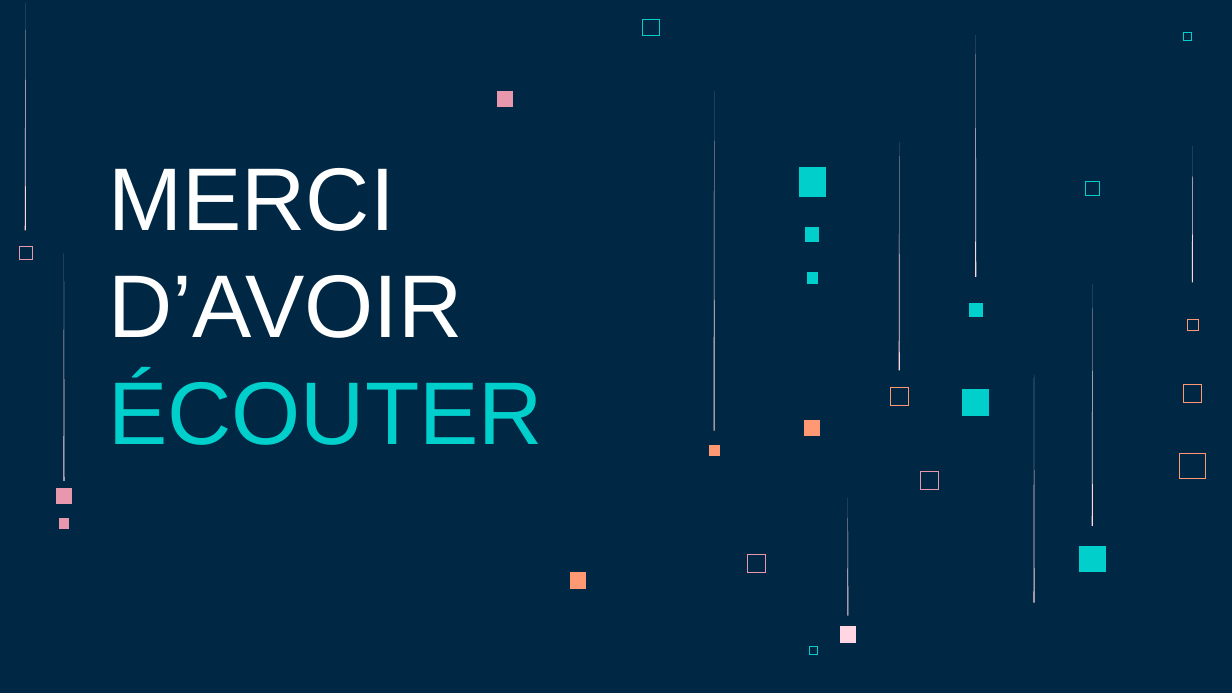
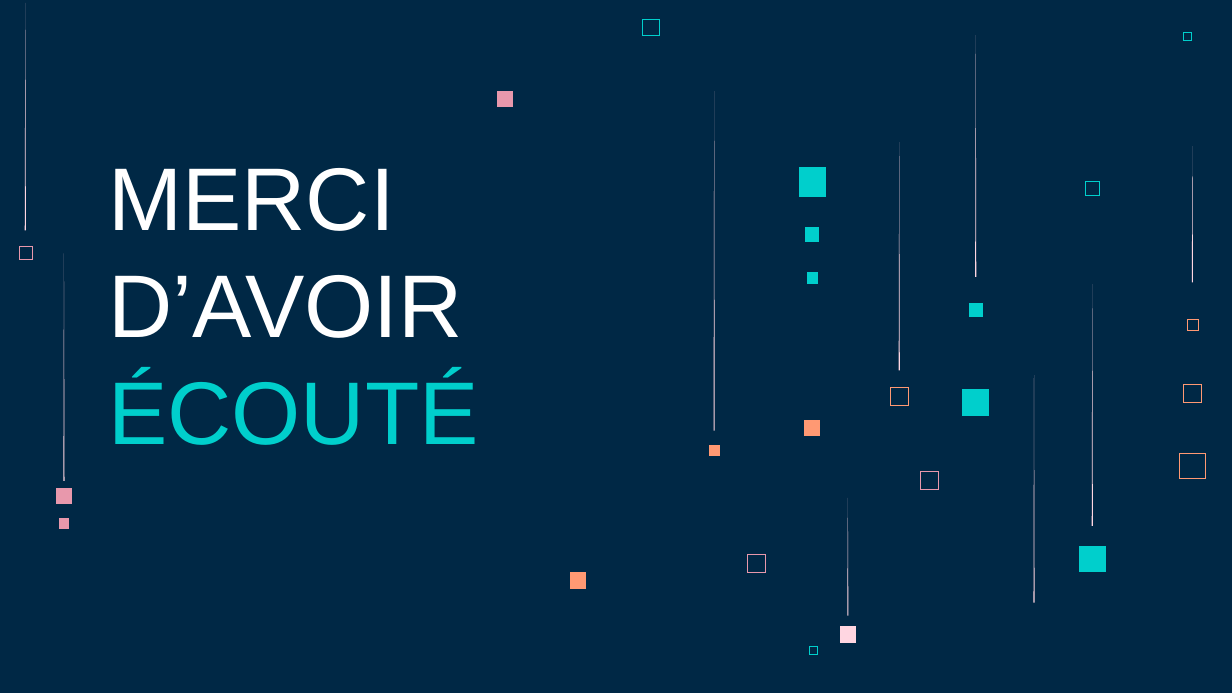
Before and after one commit to LoicSERRE/Projet-annuel-BUT3, a slide deck: slide 11 of Revue de projet/Revue de projet 2/Diapo revue de projet.pptx (slide 10 before the commit). Drawn at 1232x693 pixels with LibreOffice and Linux fonts; fonts in the diff are those of the drawing. Boxes give left, top, right and bottom in pixels: in the first picture for what was removed or moved away, otherwise in the second. Text is boxed around its words. In the diff, an @@ line names an element or a change of style, - is before the commit and + after.

```diff
--- a/Revue de projet/Revue de projet 2/Diapo revue de projet.pptx
+++ b/Revue de projet/Revue de projet 2/Diapo revue de projet.pptx
@@ title at <box>108,168,478,445</box>: text changed @@
-MERCI D’AVOIR ÉCOUTER
+MERCI D’AVOIR ÉCOUTÉ
```
Also in this commit, not shown: 7 other slides changed, 1 slide added, 6 other files.
